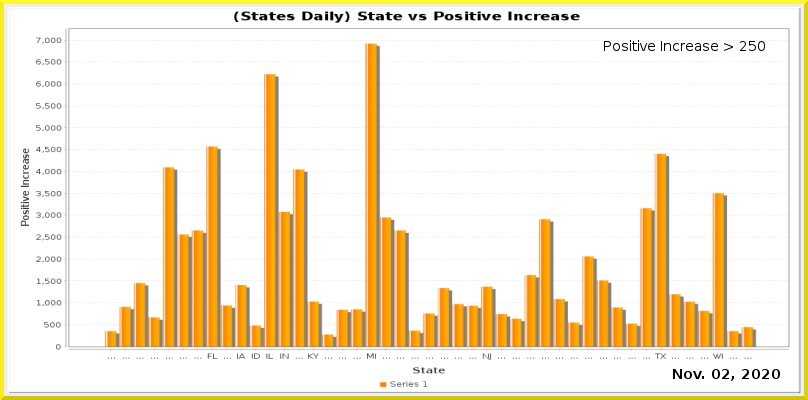
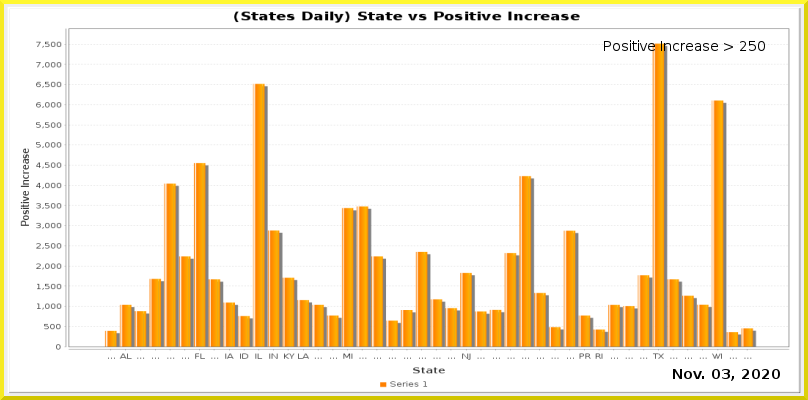
Two versions of the same layered image (808 x 400). Layer-by-layer changes:
painted on "Current Date" over [722, 369, 730, 379]
painted on "Date_vs_TestIncrease.png" over [36, 37, 788, 360]
